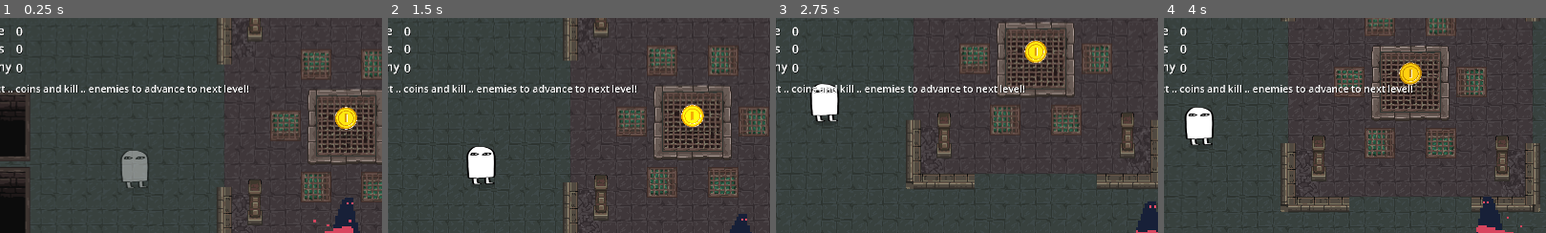
Above: before the commit, frames 1-4 (left to right).
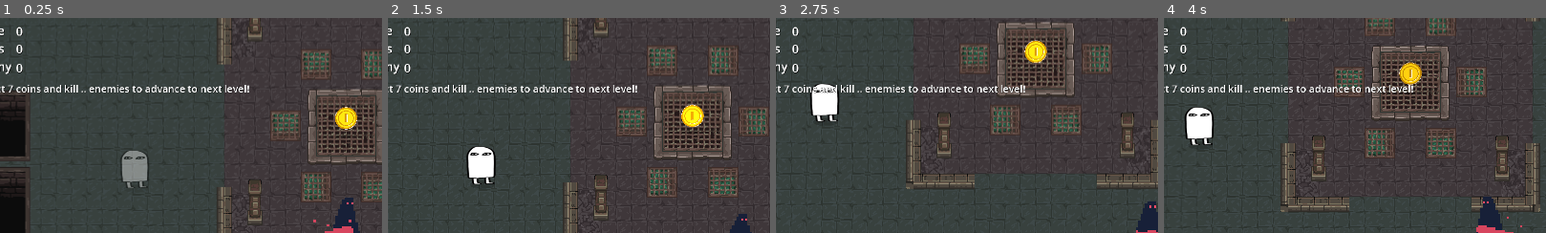
Above: after the commit, the same moments.

Repository: h-sutiwas/godot-mythus
Game: Godot game, scene res://scenes/playground.tscn
Two runs of this game, one before a commit and one after it. Both use one fixed random seed, a clock stepped at 60 frames per second and the inputs below.
Inputs:
- Up to frame 1 (0.25 s): no input
- Up to frame 2 (1.5 s): hold D (player_right) 0.53-1.28 s; hold Space (attack) 0.53-1.28 s; hold S (player_down) from 1.28 s (still down); tap Space (attack) at 1.35 s
- Up to frame 3 (2.75 s): release S (player_down) at 2.03 s; hold D (player_right) from 2.03 s (still down); hold Space (attack) from 2.03 s (still down)
- Up to frame 4 (4 s): release D (player_right) at 2.78 s; release Space (attack) at 2.78 s; hold W (player_up) 2.78-3.53 s; tap Space (attack) at 2.85 s; hold A (player_left) from 3.53 s (still down); hold Space (attack) from 3.53 s (still down)
The pictures show only the part of the screen within x 5-55%, y 0-50%; the shares and areas given below are measured in that part.

The runs differ from the first frame. In frame 1, 0.9% of the frame differs, in the area x 2-66%, y 31-35%; in frame 2, 0.9%; in frame 3, 0.9%; in frame 4, 0.9%.

Commit message:
Update coin location, point and objective
-but objective is still work in progress

Diff:
--- a/scenes/collectibles/point_ui.gd
+++ b/scenes/collectibles/point_ui.gd
@@ -6,6 +6,7 @@
 
 # Called when the node enters the scene tree for the first time.
 func _ready():
+	$levelUPtext.visible = false
 	EventController.connect("points_get", on_event_points_get)
 	EventController.connect("coins_get", on_event_coin_collected)
 	EventController.connect("enemy_killed_pts", on_event_enemy_get)
--- a/scenes/collectibles/point_ui.tscn
+++ b/scenes/collectibles/point_ui.tscn
@@ -58,4 +58,14 @@
 offset_bottom = 237.0
 theme_override_colors/font_shadow_color = Color(0, 0, 0, 1)
 theme_override_font_sizes/font_size = 25
-text = "Collect .. coins and kill .. enemies to advance to next level!"
+text = "Collect 7 coins and kill .. enemies to advance to next level!"
+
+[node name="levelUPtext" type="Label" parent="."]
+visible = false
+layout_mode = 0
+offset_top = 150.0
+offset_right = 695.0
+offset_bottom = 237.0
+theme_override_colors/font_shadow_color = Color(0, 0, 0, 1)
+theme_override_font_sizes/font_size = 25
+text = "Go to portal to advance to next level!"
--- a/scenes/entities/Enemy/medjed.tscn
+++ b/scenes/entities/Enemy/medjed.tscn
@@ -286,13 +286,13 @@
 
 [node name="sfx_medjed_warning" type="AudioStreamPlayer" parent="."]
 stream = ExtResource("7_apmaw")
-volume_db = -14.0
+volume_db = -17.0
 pitch_scale = 0.75
 max_polyphony = 5
 
 [node name="sfx_medjed_atk" type="AudioStreamPlayer" parent="."]
 stream = ExtResource("5_ucl6o")
-volume_db = -8.0
+volume_db = -12.0
 pitch_scale = 1.7
 max_polyphony = 5
 
--- a/scenes/playground.tscn
+++ b/scenes/playground.tscn
@@ -372,21 +372,6 @@
 tile_set = SubResource("TileSet_o6wi6")
 occlusion_enabled = false
 
-[node name="coins" parent="." instance=ExtResource("5_mm0a5")]
-modulate = Color(0.4597081, 0.4597081, 0.4597081, 1)
-position = Vector2(448, 1139)
-scale = Vector2(0.6634408, 0.6634408)
-
-[node name="coins2" parent="." instance=ExtResource("5_mm0a5")]
-modulate = Color(0.4597081, 0.4597081, 0.4597081, 1)
-position = Vector2(256, 305)
-scale = Vector2(0.6634408, 0.6634408)
-
-[node name="coins3" parent="." instance=ExtResource("5_mm0a5")]
-modulate = Color(0.4597081, 0.4597081, 0.4597081, 1)
-position = Vector2(1776, 1150)
-scale = Vector2(0.6634408, 0.6634408)
-
 [node name="CanvasLayer" type="CanvasLayer" parent="."]
 
 [node name="pointUI" parent="CanvasLayer" instance=ExtResource("6_o6wi6")]
@@ -395,3 +380,40 @@
 visible = false
 z_index = 10
 target = NodePath("../Player")
+
+[node name="coinsLV1" type="Node2D" parent="."]
+
+[node name="coin1" parent="coinsLV1" instance=ExtResource("5_mm0a5")]
+modulate = Color(0.4597081, 0.4597081, 0.4597081, 1)
+position = Vector2(448, 1139)
+scale = Vector2(0.6634408, 0.6634408)
+
+[node name="coin2" parent="coinsLV1" instance=ExtResource("5_mm0a5")]
+modulate = Color(0.4597081, 0.4597081, 0.4597081, 1)
+position = Vector2(256, 305)
+scale = Vector2(0.6634408, 0.6634408)
+
+[node name="coin3" parent="coinsLV1" instance=ExtResource("5_mm0a5")]
+modulate = Color(0.4597081, 0.4597081, 0.4597081, 1)
+position = Vector2(1776, 1150)
+scale = Vector2(0.6634408, 0.6634408)
+
+[node name="coin4" parent="coinsLV1" instance=ExtResource("5_mm0a5")]
+modulate = Color(0.4597081, 0.4597081, 0.4597081, 1)
+position = Vector2(321.00003, 2038)
+scale = Vector2(0.6634408, 0.6634408)
+
+[node name="coin5" parent="coinsLV1" instance=ExtResource("5_mm0a5")]
+modulate = Color(0.4597081, 0.4597081, 0.4597081, 1)
+position = Vector2(3426, 2138)
+scale = Vector2(0.6634408, 0.6634408)
+
+[node name="coin6" parent="coinsLV1" instance=ExtResource("5_mm0a5")]
+modulate = Color(0.4597081, 0.4597081, 0.4597081, 1)
+position = Vector2(3136, 1144)
+scale = Vector2(0.6634408, 0.6634408)
+
+[node name="coin7" parent="coinsLV1" instance=ExtResource("5_mm0a5")]
+modulate = Color(0.4597081, 0.4597081, 0.4597081, 1)
+position = Vector2(3135, 307)
+scale = Vector2(0.6634408, 0.6634408)
--- a/scripts/game_controller.gd
+++ b/scripts/game_controller.gd
@@ -6,20 +6,26 @@
 var total_medjed: int = 0
 
 
-#เก็บเหรียญครบ 7 + คะแนนถึง ??? == ไปด่านต่อไปได้
+#Level and objectives
+var level_now = 'LV1'
+var level_list = ['LV1', 'LV2']
+var level_objective = {'LV1':[7, 10]} #x = num of coin, y = num of enemy
+#Ex. LV1 เก็บเหรียญครบ 7 + ฆ่าศัตรู 10 == ไปด่านต่อไปได้
 
 
 #points system (from coin and killing enemy)
 func points_get(value:int):
 	total_points += value
 	EventController.emit_signal("points_get", total_points)
+	#check if complete objective
+
 
 #coins counter
 func coins_get(value:int):
 	total_coins += value
 	EventController.emit_signal("coins_get", total_coins)
 
-#Global points get from killing enemy [*Dont forget to add to every enemy*]
+#Global points get from killing enemy [*Dont forget to add code to every enemy*]
 func enemy_killed_pts(value:int):
 	total_enemy_pts += 1
 	EventController.emit_signal("enemy_killed_pts", total_enemy_pts)
